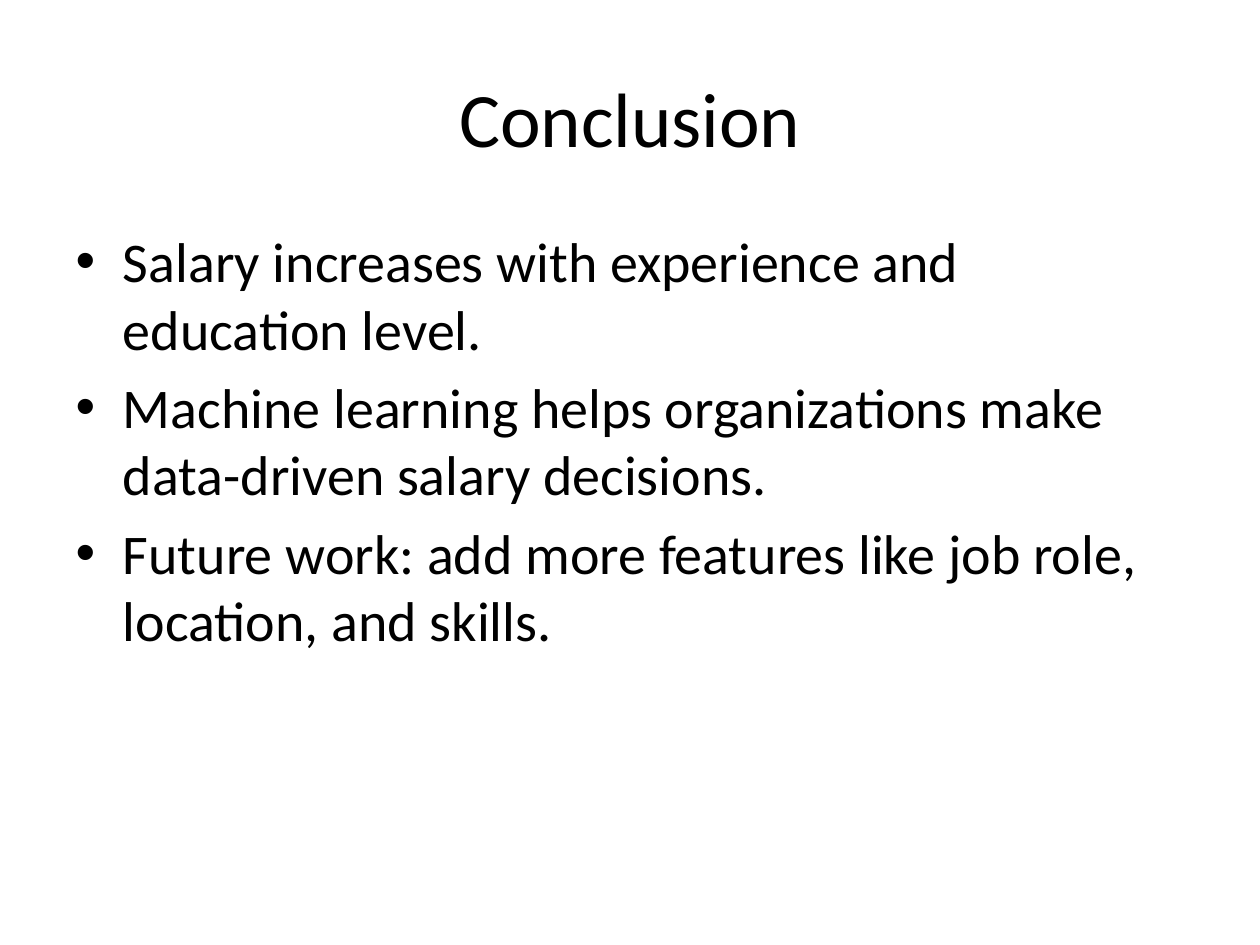
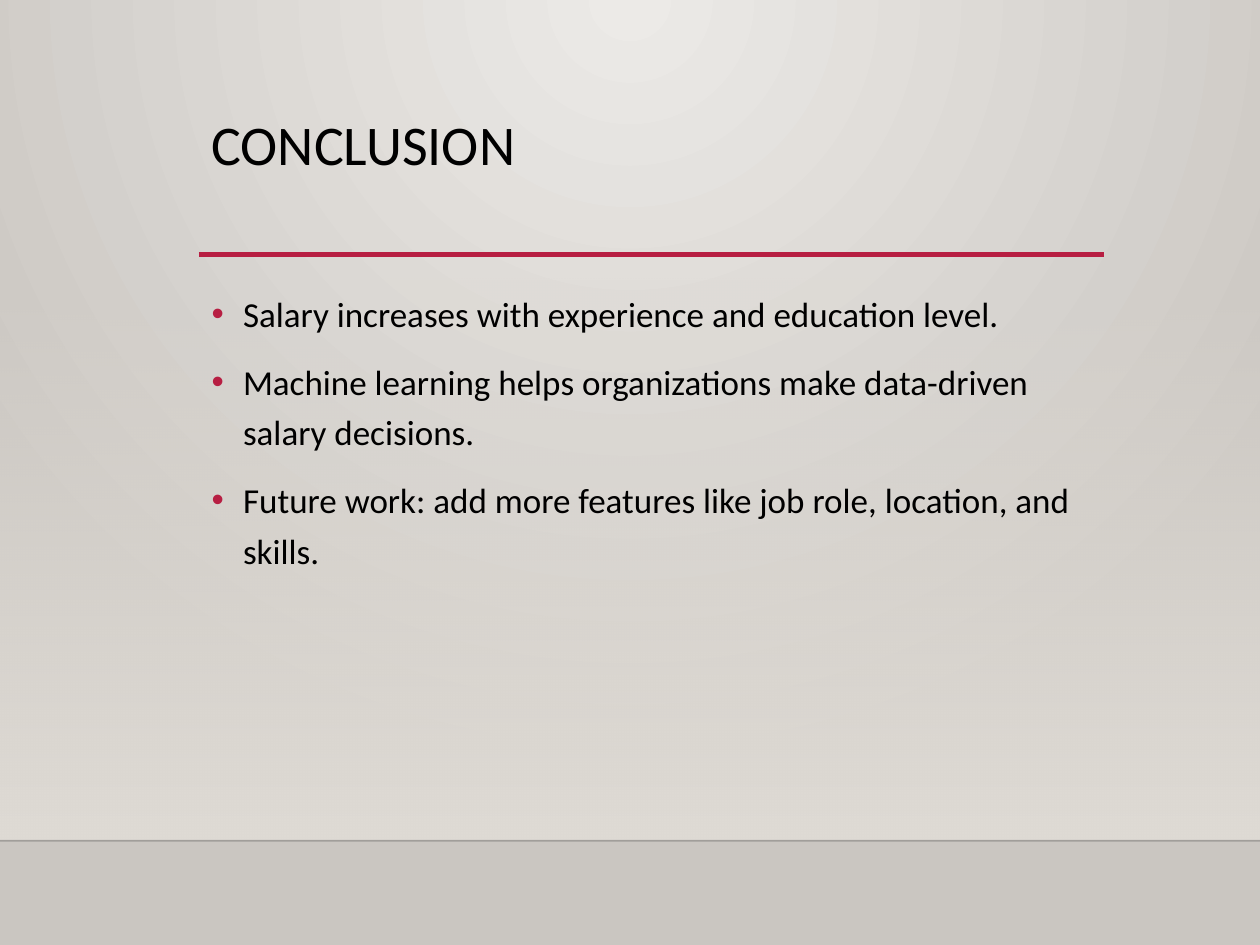
Before and after one commit to vijayagi/data-science-project-, a slide deck: slide 8 of project 2/salary_prediction_project.pptx. Drawn at 1260x945 pixels with LibreOffice and Linux fonts; fonts in the diff are those of the drawing; background and template pictures are left out. Boxes give left, top, right and bottom in pixels: in the first picture for what was removed or moved away, otherwise in the second. Text is boxed around its words. In the diff, an @@ line names an element or a change of style, - is before the commit and + after.

```diff
--- a/project 2/salary_prediction_project.pptx
+++ b/project 2/salary_prediction_project.pptx
@@ background #FFFFFF to gradient #ECEAE7 to #CAC7C1 @@
@@ title "CONCLUSION" at [212,128,516,166]: vertical alignment middle to top @@
@@ title at [212,128,516,166]: text changed; size 44 to 32 pt @@
-Conclusion
+CONCLUSION
@@ line added from (199, 255) to (1105, 255), #B71E42 2.5 pt @@
@@ rectangle added at [0,277,1260,839], fill gradient #DFDBD5 @@
@@ text "Salary increases with experience and ...": place and size @@
-text "Salary increases with experience and ..." at [123,243,1136,648]
+text "Salary increases with experience and ..." at [243,302,1069,565]
@@ text "Salary increases with experience and ..." at [243,302,1069,565]: size 32 to 20 pt; indent changed; line spacing 1 to 1.2; more space between paragraphs @@
@@ line added from (0, 840) to (1260, 840), #000001 1 pt @@
```
Also in this commit, not shown: 6 other slides changed, 1 slide added, 1 slide removed, 1 other file.
